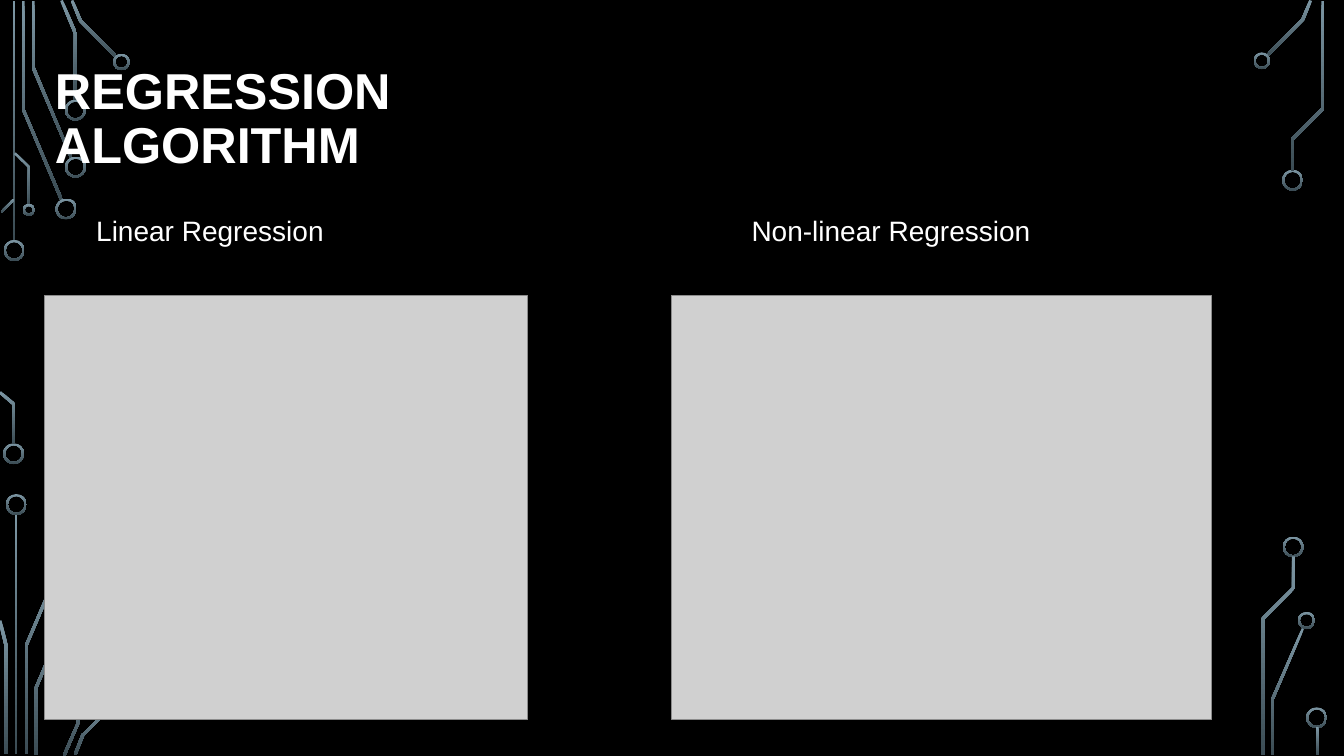
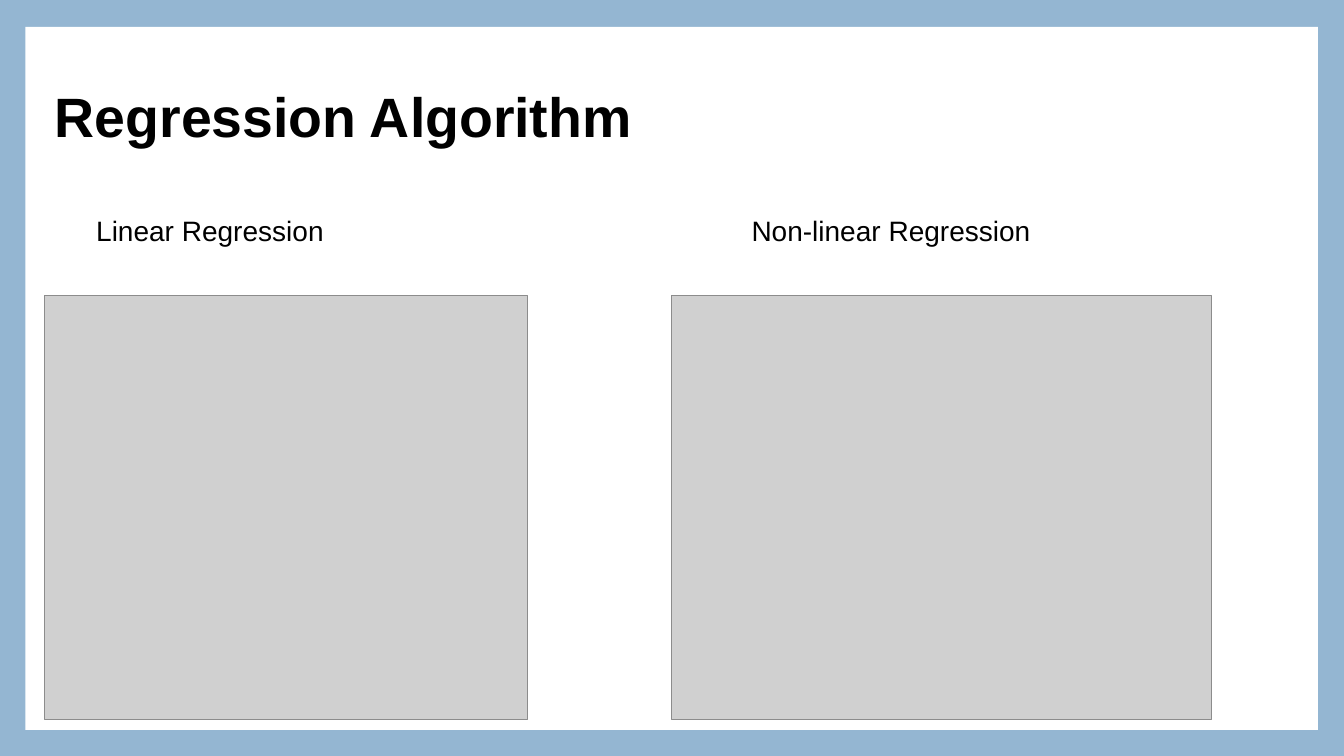
Before and after one commit to Akshaykumar2004/Aigle_Assignment6, a slide deck: slide 12 of AgileProject.pptx. Drawn at 1344x756 pixels with LibreOffice and Linux fonts; fonts in the diff are those of the drawing; grey boxes stand for pictures; background and template pictures are left out. Boxes give left, top, right and bottom in pixels: in the first picture for what was removed or moved away, otherwise in the second. Text is boxed around its words. In the diff, an @@ line names an element or a change of style, - is before the commit and + after.

```diff
--- a/AgileProject.pptx
+++ b/AgileProject.pptx
@@ background picture (left out) to #94B6D2 @@
@@ rectangle added at box(25, 27, 1318, 730), fill #FFFFFF @@
@@ title at box(55, 96, 632, 148): text changed; size 36 to 39.6 pt; text colour #FFFFFF to #000000 @@
-REGRESSION ALGORITHM
+Regression Algorithm
@@ text "Linear Regression" at box(96, 220, 324, 246): text colour #FFFFFF to #000000 @@
@@ text "Non-linear Regression" at box(752, 220, 1031, 246): text colour #FFFFFF to #000000 @@
@@ group removed at box(0, 0, 1328, 756): 29 freeform shapes, 3 rectangles @@
```
Also in this commit, not shown: 16 other slides changed, 3 other files.
